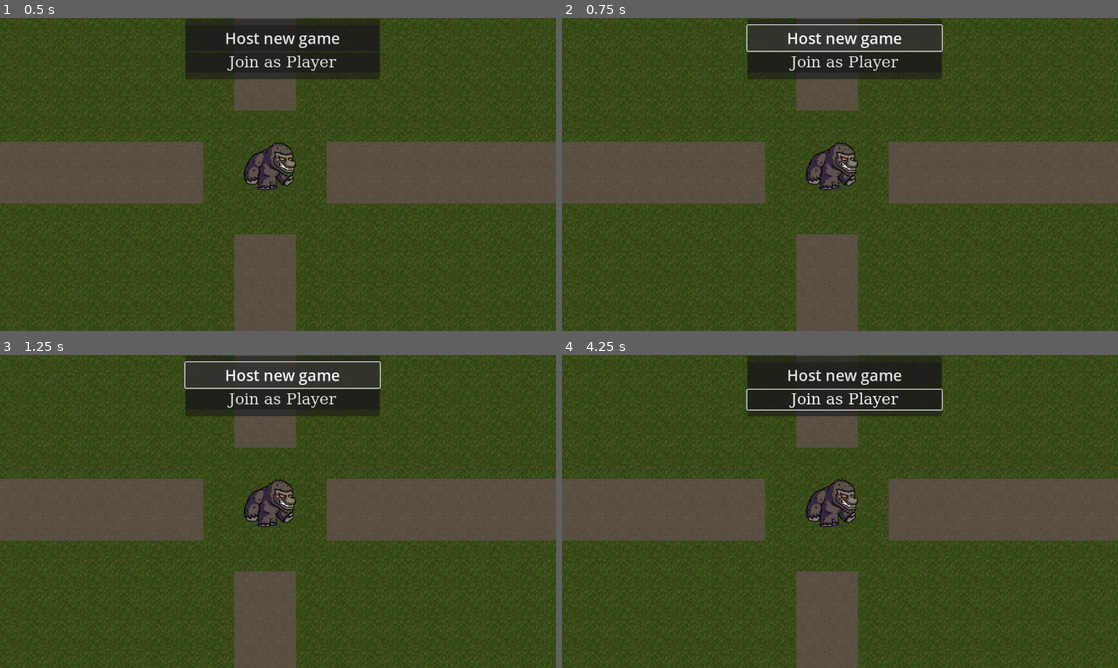
Above: before the commit, frames 1-4 (two rows, left to right).
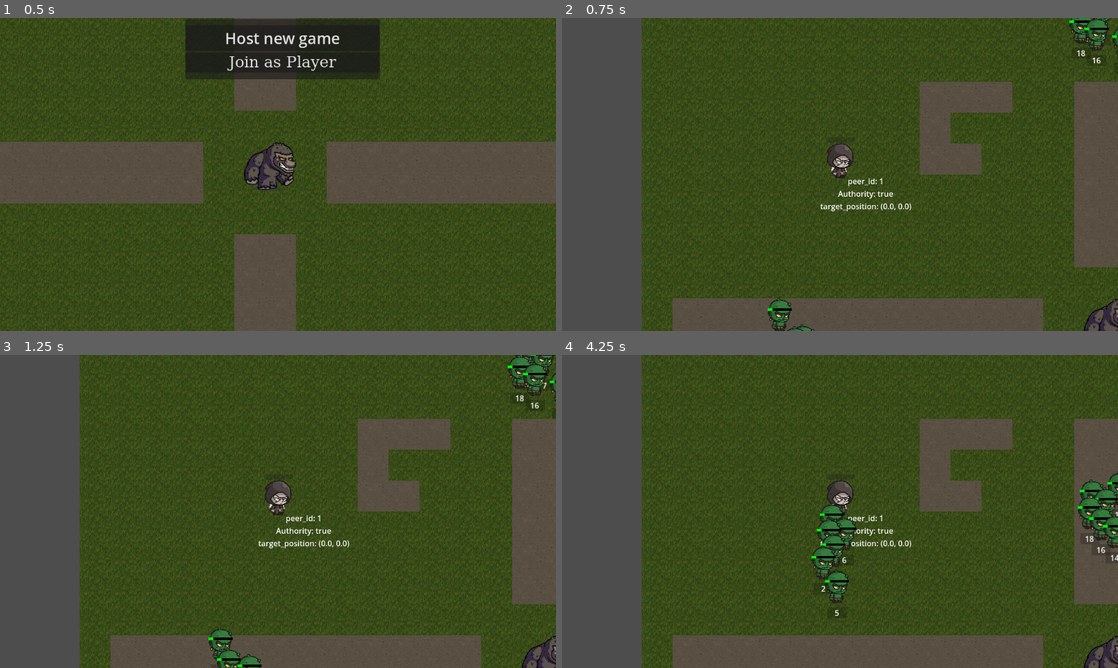
Above: after the commit, the same moments.

Repository: LucasJappert/moomoo-lan-party
Game: Godot game, scene res://scenes/game.tscn
Two runs of this game, one before a commit and one after it. Both use one fixed random seed, a clock stepped at 60 frames per second and the inputs below.
Inputs (mouse positions are in pixels of both pictures, inside the frame that each line leads up to):
- Up to frame 1 (0.5 s): no input
- Up to frame 2 (0.75 s): click "Host new game" at 0.5 s
- Up to frame 3 (1.25 s): no input
- Up to frame 4 (4.25 s): click (845, 398) at 1.25 s, where only the run before the commit has a clickable "Join as Player"; move the mouse to (962, 495) at 2.02 s; click (962, 495) at 2.17 s; move the mouse to (728, 527) at 2.77 s; click (728, 527) at 2.92 s; move the mouse to (895, 442) at 3.52 s; click (895, 442) at 3.67 s

Frame 1 is identical in both runs. In frame 2, 45% of the frame differs, in the area x 0-100%, y 0-100%; in frame 3, 46%; in frame 4, 47%.
Error before the commit: Parse Error: Expected indented block after "if" block. (res://scripts/player.gd:43)

Commit message:
code improvements + add reusable scene Entity + progresses on enemies moving

Diff:
--- a/project.godot
+++ b/project.godot
@@ -20,6 +20,7 @@
 MultiplayerManager="*res://scripts/multiplayer_manager.gd"
 GameManager="*res://scripts/game_manager.gd"
 KeyboardController="*res://scripts/globals/keyboard_controller.gd"
+Enums="*res://scripts/globals/enums.gd"
 
 [display]
 
--- a/scenes/enemy_scene.tscn
+++ b/scenes/enemy_scene.tscn
@@ -1,71 +1,40 @@
-[gd_scene load_steps=6 format=3 uid="uid://2smlofmifmk"]
+[gd_scene load_steps=5 format=3 uid="uid://cj8vdyvtjs0ju"]
 
-[ext_resource type="Texture2D" uid="uid://1fiupmgkejum" path="res://assets/monsters/1.png" id="1_io3nl"]
-[ext_resource type="Script" uid="uid://crmmhsx5pjp8f" path="res://scripts/enemy_scene.gd" id="1_lne1l"]
+[ext_resource type="PackedScene" uid="uid://dh82ovsrtutto" path="res://scenes/entity_scene.tscn" id="1_lne1l"]
+[ext_resource type="Script" uid="uid://crmmhsx5pjp8f" path="res://scripts/enemy_scene.gd" id="2_8a8l7"]
 
-[sub_resource type="SceneReplicationConfig" id="SceneReplicationConfig_io3nl"]
+[sub_resource type="SceneReplicationConfig" id="SceneReplicationConfig_xrr2a"]
 properties/0/path = NodePath(".:position")
 properties/0/spawn = true
 properties/0/replication_mode = 1
+properties/1/path = NodePath(".:id")
+properties/1/spawn = true
+properties/1/replication_mode = 1
 
-[sub_resource type="CircleShape2D" id="CircleShape2D_lne1l"]
-radius = 16.0
-
-[sub_resource type="CircleShape2D" id="CircleShape2D_8a8l7"]
+[sub_resource type="CircleShape2D" id="CircleShape2D_l0aop"]
 radius = 258.627
 
-[node name="Enemy" type="CharacterBody2D"]
-script = ExtResource("1_lne1l")
+[node name="Enemy" instance=ExtResource("1_lne1l")]
+script = ExtResource("2_8a8l7")
+vision_radius = 400.0
 
-[node name="EnemySynchronizer" type="MultiplayerSynchronizer" parent="."]
-replication_config = SubResource("SceneReplicationConfig_io3nl")
+[node name="Sprite2D" parent="." index="1"]
+visible = true
 
-[node name="CollisionShape2D" type="CollisionShape2D" parent="."]
-shape = SubResource("CircleShape2D_lne1l")
+[node name="EnemySynchronizer" type="MultiplayerSynchronizer" parent="." index="3"]
+replication_config = SubResource("SceneReplicationConfig_xrr2a")
 
-[node name="Sprite2D" type="Sprite2D" parent="."]
-position = Vector2(1, -26)
-scale = Vector2(0.625, 0.625)
-texture = ExtResource("1_io3nl")
-
-[node name="HUD" type="Node2D" parent="."]
-position = Vector2(-1, -31)
-
-[node name="HealthBar" type="ProgressBar" parent="HUD"]
-offset_left = -24.0
-offset_top = -40.0
-offset_right = 26.0
-offset_bottom = -33.0
-show_percentage = false
-
-[node name="Label" type="Label" parent="HUD"]
-anchors_preset = -1
-offset_left = -33.0
-offset_top = 42.0
-offset_right = 35.0
-offset_bottom = 65.0
-grow_horizontal = 2
-grow_vertical = 2
-text = "sdsds"
-horizontal_alignment = 1
-vertical_alignment = 1
-
-[node name="NavigationAgent2D" type="NavigationAgent2D" parent="."]
+[node name="NavigationAgent2D" type="NavigationAgent2D" parent="." index="4"]
 path_desired_distance = 36.0
 simplify_path = true
 radius = 32.0
-debug_enabled = true
 
-[node name="AreaVision" type="Area2D" parent="."]
+[node name="AreaVision" type="Area2D" parent="." index="5"]
 z_index = 2
 z_as_relative = false
 
-[node name="CollisionShape2D" type="CollisionShape2D" parent="AreaVision"]
-visible = false
+[node name="CollisionShape2D" type="CollisionShape2D" parent="AreaVision" index="0"]
 z_index = 2
 z_as_relative = false
-shape = SubResource("CircleShape2D_8a8l7")
-debug_color = Color(0.529412, 0.545098, 0.580392, 0)
-
-[connection signal="body_entered" from="AreaVision" to="." method="_on_area_vision_body_entered"]
-[connection signal="body_exited" from="AreaVision" to="." method="_on_area_vision_body_exited"]
+shape = SubResource("CircleShape2D_l0aop")
+debug_color = Color(100, 100, 100, 0)
--- /dev/null
+++ b/scenes/entity_scene.tscn
@@ -0,0 +1,43 @@
+[gd_scene load_steps=6 format=3 uid="uid://dh82ovsrtutto"]
+
+[ext_resource type="Script" uid="uid://ki4w4rg4wu1r" path="res://scripts/entity/entity.gd" id="1_gk52j"]
+[ext_resource type="Texture2D" uid="uid://1fiupmgkejum" path="res://assets/monsters/1.png" id="1_yo0ht"]
+[ext_resource type="Script" uid="uid://d3sm32sl44mdm" path="res://scripts/entity/hud.gd" id="2_gk52j"]
+
+[sub_resource type="CircleShape2D" id="CircleShape2D_5ixpm"]
+radius = 16.0
+
+[sub_resource type="CircleShape2D" id="CircleShape2D_idfl5"]
+radius = 32.0
+
+[node name="Entity" type="CharacterBody2D"]
+script = ExtResource("1_gk52j")
+
+[node name="CollisionShape2D" type="CollisionShape2D" parent="."]
+shape = SubResource("CircleShape2D_5ixpm")
+
+[node name="Sprite2D" type="Sprite2D" parent="."]
+visible = false
+position = Vector2(1, -26)
+scale = Vector2(0.625, 0.625)
+texture = ExtResource("1_yo0ht")
+
+[node name="HUD" type="Node2D" parent="."]
+script = ExtResource("2_gk52j")
+
+[node name="HealthBar" type="ProgressBar" parent="HUD"]
+offset_left = -31.0
+offset_top = -94.0
+offset_right = 31.0
+offset_bottom = -67.0
+show_percentage = false
+
+[node name="Label" type="Label" parent="HUD"]
+offset_right = 40.0
+offset_bottom = 23.0
+
+[node name="AreaAttack" type="Area2D" parent="."]
+
+[node name="CollisionShape2D" type="CollisionShape2D" parent="AreaAttack"]
+shape = SubResource("CircleShape2D_idfl5")
+debug_color = Color(0.977, 0, 0.407, 0.186)
--- a/scenes/game.tscn
+++ b/scenes/game.tscn
@@ -297,7 +297,7 @@
 y_sort_enabled = true
 
 [node name="EnemiesSpawner" type="MultiplayerSpawner" parent="."]
-_spawnable_scenes = PackedStringArray("uid://2smlofmifmk")
+_spawnable_scenes = PackedStringArray("uid://cj8vdyvtjs0ju")
 spawn_path = NodePath("../Enemies")
 
 [node name="Enemies" type="Node2D" parent="."]
--- a/scenes/player_scene.tscn
+++ b/scenes/player_scene.tscn
@@ -16,7 +16,7 @@
 properties/2/replication_mode = 1
 
 [sub_resource type="SceneReplicationConfig" id="SceneReplicationConfig_dqkch"]
-properties/0/path = NodePath("InputSynchronizer:direction")
+properties/0/path = NodePath("InputSynchronizer:target_position")
 properties/0/spawn = true
 properties/0/replication_mode = 1
 
--- a/scripts/enemy_scene.gd
+++ b/scripts/enemy_scene.gd
@@ -1,10 +1,9 @@
 class_name Enemy
 
-extends CharacterBody2D
+extends Entity
 
 static var enemy_scene = preload("res://scenes/enemy_scene.tscn")
 @onready var nav_agent = $NavigationAgent2D
-@onready var collision_shape = $CollisionShape2D
 @export var vision_radius: float = 400.0
 @onready var vision_area = $AreaVision
 @onready var vision_shape = $AreaVision/CollisionShape2D
@@ -14,21 +13,15 @@
 var timer_500ms: Timer
 var target_node: Node2D = null
 
-@export var id: int:
-	set(value):
-		id = value
-		print("ID: " + str(id))
-		name = str(id)
-		set_multiplayer_authority(1)
-
 func _ready():
+	super._ready()
 	collision_layer = 1
 	collision_mask = 1
 
 	# nav_agent.radius = 16
 	# nav_agent.target_desired_distance = 1
 	# nav_agent.path_desired_distance = 16
-	nav_agent.debug_enabled = true
+	# nav_agent.debug_enabled = true
 	vision_shape.shape.radius = vision_radius
 
 	timer_500ms = Timer.new()
@@ -38,13 +31,14 @@
 	add_child(timer_500ms)
 	timer_500ms.timeout.connect(_on_every_timer_500ms)
 
-func _process(_delta):
-	$HUD/Label.text = str(id)
 
 func _physics_process(_delta):
 	if not is_multiplayer_authority():
 		return
 
+	_movement_actions()
+
+func _movement_actions():
 	if GameManager.players.size() == 0 or target_node == null:
 		return
 
@@ -66,29 +60,11 @@
 func _on_every_timer_500ms():
 	_update_nav_agent()
 
-func _on_area_vision_body_entered(body: Node2D) -> void:
-	if body is Player:
-		_update_target()
+func _update_nav_agent():
+	var closest_player = _get_nearest_player_inside_vision()
+	if closest_player != null:
+		target_node = closest_player
 
-func _on_area_vision_body_exited(body: Node2D) -> void:
-	if body == target_node:
-		target_node = null
-		_update_target()
-
-func _update_target():
-	var closest: Node2D = null
-	var closest_distance := INF
-
-	for body in vision_area.get_overlapping_bodies():
-		if body is Player:
-			var dist = global_position.distance_to(body.global_position)
-			if dist < closest_distance:
-				closest_distance = dist
-				closest = body
-
-	target_node = closest
-
-func _update_nav_agent():
 	if target_node == null:
 		target_node = GameManager.moomoo
 
@@ -98,13 +74,29 @@
 
 	nav_agent.set_target_position(target_node.global_position)
 
+func _get_nearest_player_inside_vision():
+	var closest_player: Node2D = null
+	var closest_distance := INF
+
+	for player in GameManager.players.values():
+		var dist = global_position.distance_to(player.global_position)
+		if dist > vision_radius:
+			continue
+
+		if dist < closest_distance:
+			closest_distance = dist
+			closest_player = player
+
+	return closest_player
+
 func _get_acceptable_distance():
-	return collision_shape.shape.radius + target_node.collision_shape.shape.radius + 5
+	# return collision_shape.shape.radius + target_node.collision_shape.shape.radius + 5
+	return area_attack.shape.radius + target_node.collision_shape.shape.radius
 
 static func spawn_enemy(moomoo_position = Vector2.ZERO):
 	var TILES_DISTANCE = 10
 	var ENEMIES_BY_ZONE = 6
-	return
+	# return
 
 	var counter = 0
 	for direction in [Vector2.LEFT, Vector2.RIGHT, Vector2.UP, Vector2.DOWN]:
--- /dev/null
+++ b/scripts/entity/combat.gd
@@ -0,0 +1,31 @@
+extends Node
+
+# Variables para la vida
+@export var max_health: int = 200
+@export var physical_attack_range: float = 30.0
+@onready var physical_attack: Node = $PhysicalAttack
+var current_health: int
+var entity: Entity
+
+var damage: int = 5
+
+
+func initialize(_entity: Entity):
+    entity = _entity
+    if entity.entity_type == Enums.EntityType.PLAYER:
+        max_health = 1000
+        damage = 50
+    if entity.entity_type == Enums.EntityType.MOOMOO:
+        max_health = 25000
+
+    current_health = max_health
+    physical_attack.initialize(self)
+
+func process(_delta: float):
+    physical_attack.process(_delta)
+
+func try_physical_attack(attacker: Entity):
+    physical_attack.try_attack(attacker)
+
+func take_damage(amount: int):
+    entity.ui_overlay.increment_health_bar(-amount)
--- /dev/null
+++ b/scripts/entity/entity.gd
@@ -0,0 +1,19 @@
+class_name Entity
+
+extends CharacterBody2D
+
+@onready var hud = $HUD
+@onready var collision_shape = $CollisionShape2D
+@onready var area_attack = $AreaAttack/CollisionShape2D
+@export var id: int:
+	set(value):
+		id = value
+		print("ID: " + str(id))
+		name = str(id)
+
+func _ready():
+	print("_ready entity")
+	hud.initialize(self)
+
+func _process(delta: float) -> void:
+	hud._process(delta)
--- /dev/null
+++ b/scripts/entity/hud.gd
@@ -0,0 +1,51 @@
+extends Node
+
+@onready var _health_bar: ProgressBar = $HealthBar
+@onready var _label: Label = $Label
+var entity: Entity
+
+func initialize(_entity: Entity):
+	entity = _entity
+	if _health_bar:
+		_health_bar.size = Vector2(50, 5)
+		var bg_style = StyleBoxFlat.new()
+		bg_style.bg_color = Color(0, 0, 0) # black background
+		_health_bar.add_theme_stylebox_override("background", bg_style)
+
+		var fg_style = StyleBoxFlat.new()
+		fg_style.bg_color = Color(0, 1, 0) # green foreground
+		_health_bar.add_theme_stylebox_override("fill", fg_style)
+
+		_health_bar.max_value = 100 # entity.combat.max_health
+		_health_bar.value = 20 # entity.combat.current_health
+
+
+	var lb_style = StyleBoxFlat.new()
+	lb_style.bg_color = Color(0, 0, 0, 0.2)
+	_label.add_theme_stylebox_override("normal", lb_style)
+	_label.horizontal_alignment = HORIZONTAL_ALIGNMENT_CENTER
+
+func _process(_delta: float):
+	var global_position = entity.global_position
+	_health_bar.global_position = Vector2(global_position.x - _health_bar.size.x / 2, global_position.y - 40)
+
+	try_update_label()
+
+func try_update_label():
+	# _label.text = str(int(_health_bar.value))
+	# _label.text = str(int(entity.global_position.x)) + ", " + str(int(entity.global_position.y)) + ", " + str(int(entity.collision_shape.global_position.x)) + ", " + str(int(entity.collision_shape.global_position.y))
+	_label.text = entity.name
+	if not _label.text:
+		_label.visible = false
+		return
+
+	_label.visible = true
+	_label.global_position.x = entity.collision_shape.global_position.x - _label.size.x / 2
+	_label.global_position.y = entity.collision_shape.global_position.y + entity.collision_shape.shape.get_rect().size.y / 2
+
+func increment_health_bar(value: int):
+	_health_bar.value += value
+	_health_bar.value = max(_health_bar.value, 0)
+
+	if _health_bar.value <= 0:
+		entity.die()
--- /dev/null
+++ b/scripts/globals/enums.gd
@@ -0,0 +1,12 @@
+extends Node
+
+enum EntityType {
+    PLAYER,
+    MOOMOO,
+    ENEMY
+}
+
+const AnimationType = {
+    WALK_DOWN = "walk-down",
+    IDLE = "idle",
+}
--- a/scripts/input_synchronizer.gd
+++ b/scripts/input_synchronizer.gd
@@ -1,36 +1,44 @@
 extends MultiplayerSynchronizer
 
 @onready var player: CharacterBody2D = get_parent()
-@onready var nav_agent: NavigationAgent2D = player.get_node("NavigationAgent2D")
 
-@export var direction: Vector2 = Vector2.ZERO
+@export var target_position: Vector2 = Vector2.ZERO
 
 func _ready():
 	if get_multiplayer_authority() != multiplayer.get_unique_id():
 		set_process(false)
 		set_physics_process(false)
 
-func _physics_process(_delta: float):
-	if nav_agent.is_navigation_finished():
+func _input(event):
+	if get_multiplayer_authority() != multiplayer.get_unique_id():
 		return
 
-	var distance_to_target = player.global_position.distance_to(nav_agent.target_position)
-	if distance_to_target <= player.collision_shape.shape.radius:
-		nav_agent.set_target_position(player.global_position)
-		player.velocity = Vector2.ZERO
-		return
+	if event is InputEventMouseButton:
+		if event.button_index == MOUSE_BUTTON_RIGHT and event.pressed:
+			print("Right mouse button clicked. Player id: " + player.name)
+			target_position = player.get_global_mouse_position()
 
-	var next_point = nav_agent.get_next_path_position()
-	var dir = (next_point - player.global_position).normalized()
-	player.velocity = dir * player.speed
+# func _physics_process(_delta: float):
+# 	if nav_agent.is_navigation_finished():
+# 		return
 
-func _unhandled_input(event):
-	# print("is_multiplayer_authority(): " + str(is_multiplayer_authority()))
-	# if not is_multiplayer_authority():
-	# 	return
-	if event is InputEventMouseButton and event.button_index == MOUSE_BUTTON_RIGHT and event.pressed:
-		print("Right mouse button clicked. Player id: " + player.name)
-		print("is_multiplayer_authority(): " + str(is_multiplayer_authority()))
-		if multiplayer.get_unique_id() != get_multiplayer_authority():
-			return
-		nav_agent.set_target_position(player.get_global_mouse_position())
+# 	var distance_to_target = player.global_position.distance_to(nav_agent.target_position)
+# 	if distance_to_target <= player.collision_shape.shape.radius:
+# 		nav_agent.set_target_position(player.global_position)
+# 		player.velocity = Vector2.ZERO
+# 		return
+
+# 	var next_point = nav_agent.get_next_path_position()
+# 	var dir = (next_point - player.global_position).normalized()
+# 	player.velocity = dir * player.speed
+
+# func _unhandled_input(event):
+# 	# print("is_multiplayer_authority(): " + str(is_multiplayer_authority()))
+# 	# if not is_multiplayer_authority():
+# 	# 	return
+# 	if event is InputEventMouseButton and event.button_index == F and event.pressed:
+# 		print("Right mouse button clicked. Player id: " + player.name)
+# 		print("is_multiplayer_authority(): " + str(is_multiplayer_authority()))
+# 		if multiplayer.get_unique_id() != get_multiplayer_authority():
+# 			return
+# 		nav_agent.set_target_position(player.get_global_mouse_position())
--- a/scripts/player.gd
+++ b/scripts/player.gd
@@ -4,9 +4,10 @@
 
 @export var speed: float = 200.0
 @onready var collision_shape = $CollisionShape2D
+@onready var nav_agent: NavigationAgent2D = $NavigationAgent2D
 
 @export var direction: Vector2 = Vector2.ZERO
-var target_position: Vector2 = null
+var target_position = null
 
 @export var peer_id := 1:
 	set(id):
@@ -22,7 +23,7 @@
 		MyCamera.create_camera(self)
 
 func _process(_delta):
-	$HUD/Label.text = "ID: " + str(peer_id) + "\nAuthority: " + str(is_multiplayer_authority()) + "\nPeer ID: " + str(peer_id)
+	$HUD/Label.text = "peer_id: " + str(peer_id) + "\nAuthority: " + str(is_multiplayer_authority()) + "\ntarget_position: " + str(target_position)
 
 func _physics_process(_delta):
 	_try_apply_movement_from_input(_delta)
@@ -31,14 +32,16 @@
 	if not multiplayer.is_server():
 		return
 
-	# direction = %InputSynchronizer.direction
-	# velocity = direction.normalized() * speed
+	if target_position != %InputSynchronizer.target_position:
+		print("Target position changed: " + str(target_position))
+		target_position = %InputSynchronizer.target_position
+		nav_agent.set_target_position(target_position)
 
-	# # 🔍 First, we check if we can move WITHOUT physically affecting others
-	# var motion = velocity * delta
-	# if test_move(get_transform(), motion):
-	# 	# There is a collision → WE DO NOT move
-	# 	return
+	if nav_agent.is_navigation_finished():
+		return
 
-	if target_position != null:
+	var next_point = nav_agent.get_next_path_position()
+	direction = (next_point - global_position).normalized()
+	velocity = direction * speed
+
 	move_and_slide()
Not shown, added: scripts/entity/combat.gd.uid
Not shown, added: scripts/entity/entity.gd.uid
Not shown, added: scripts/entity/hud.gd.uid
Not shown, added: scripts/globals/enums.gd.uid
